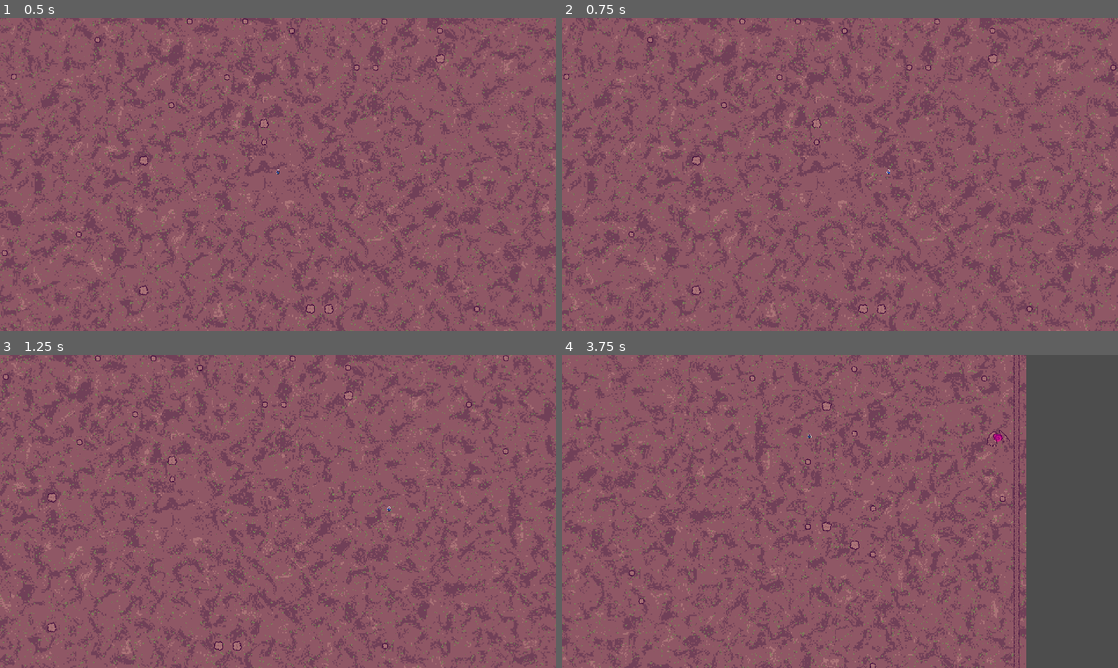
Above: before the commit, frames 1-4 (two rows, left to right).
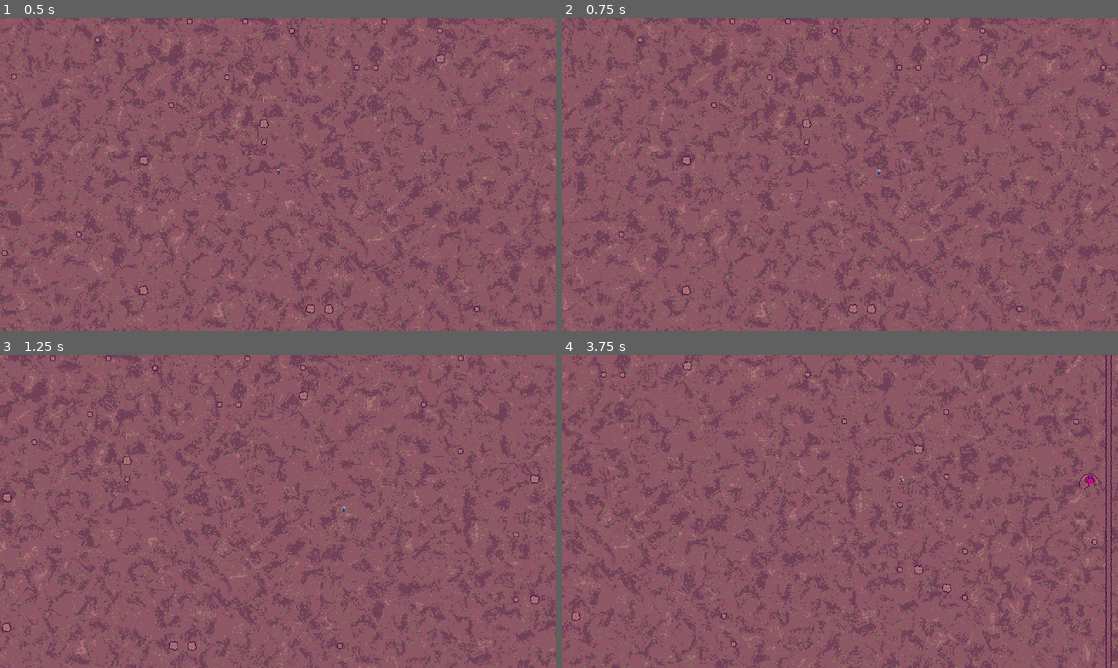
Above: after the commit, the same moments.

Repository: VoxInteractive/Surwave
Game: Godot game, scene res://game.tscn
Two runs of this game, one before a commit and one after it. Both use one fixed random seed, a clock stepped at 60 frames per second and the inputs below.
Inputs:
- Up to frame 1 (0.5 s): no input
- Up to frame 2 (0.75 s): tap Enter at 0.5 s; hold D (move_right) from 0.53 s (still down)
- Up to frame 3 (1.25 s): keep holding D (move_right)
- Up to frame 4 (3.75 s): release D (move_right) at 1.28 s; hold S (move_down) 1.28-2.03 s; hold D (move_right) 2.03-2.78 s; hold W (move_up) 2.78-3.53 s; hold A (move_left) from 3.53 s (still down)

Frame 1 is identical in both runs. In frame 2, 35% of the frame differs, in the area x 0-100%, y 0-100%; in frame 3, 36%; in frame 4, 46%.

Commit message:
limit camera to terrain boundaries

Diff:
--- a/Game/classes/stage.gd
+++ b/Game/classes/stage.gd
@@ -30,6 +30,7 @@
 	_place_objects()
 	_initialise_altars()
 	_initialise_portals()
+	_set_camera_limits()
 
 
 func _validate_terrain() -> void:
@@ -151,6 +152,12 @@
 func _initialise_portals() -> void:
 	portal_nodes = get_tree().get_nodes_in_group("Portals")
 
+func _set_camera_limits() -> void:
+	var camera = get_tree().get_root().get_node("Game/Camera") as Camera2D
+	if camera:
+		camera.set_limits(terrain.mesh.size)
+	else:
+		push_warning("Stage: Camera node not found, couldn't set limits.")
 
 func _process(delta: float) -> void:
 	pass
--- a/Game/game.tscn
+++ b/Game/game.tscn
@@ -6,8 +6,8 @@
 
 [node name="Game" type="Node"]
 
+[node name="Player" parent="." instance=ExtResource("1_80nbo")]
+
 [node name="Camera" parent="." instance=ExtResource("1_feb5d")]
 
 [node name="Stage01" parent="." instance=ExtResource("2_e2o6t")]
-
-[node name="Player" parent="." instance=ExtResource("1_80nbo")]
--- a/Game/scenes/Camera/camera.gd
+++ b/Game/scenes/Camera/camera.gd
@@ -1,16 +1,21 @@
 extends Camera2D
 
-@export var tracking_speed :float = 2
+@export var tracking_speed: float = 4.0
 
-var player_nodes :Array[Node]
-var player :Node2D
-var target_position :Vector2
+var player_nodes: Array[Node]
+var player: Node2D = null
+var target_position: Vector2
 
 # Called when the node enters the scene tree for the first time.
 func _ready() -> void:
 	make_current()
 	target_position = Vector2.ZERO
 
+func set_limits(map_size: Vector2):
+	limit_left = - map_size.x / 2
+	limit_right = map_size.x / 2
+	limit_top = - map_size.y / 2
+	limit_bottom = map_size.y / 2
 
 # Called every frame. 'delta' is the elapsed time since the previous frame.
 func _acquire_target(target_node_group_name: String = "Players") -> void:
@@ -24,5 +29,12 @@
 
 # Called every frame. 'delta' is the elapsed time since the previous frame.
 func _process(delta: float) -> void:
-	_acquire_target()
-	global_position = global_position.lerp(target_position, 1.0 - exp(tracking_speed * -delta))
+	if player == null:
+		_acquire_target()
+
+	if player:
+		target_position = player.global_position
+
+	global_position = global_position.lerp(target_position, 1.0 - exp(-tracking_speed * delta))
+	global_position.x = clamp(global_position.x, limit_left, limit_right)
+	global_position.y = clamp(global_position.y, limit_top, limit_bottom)
